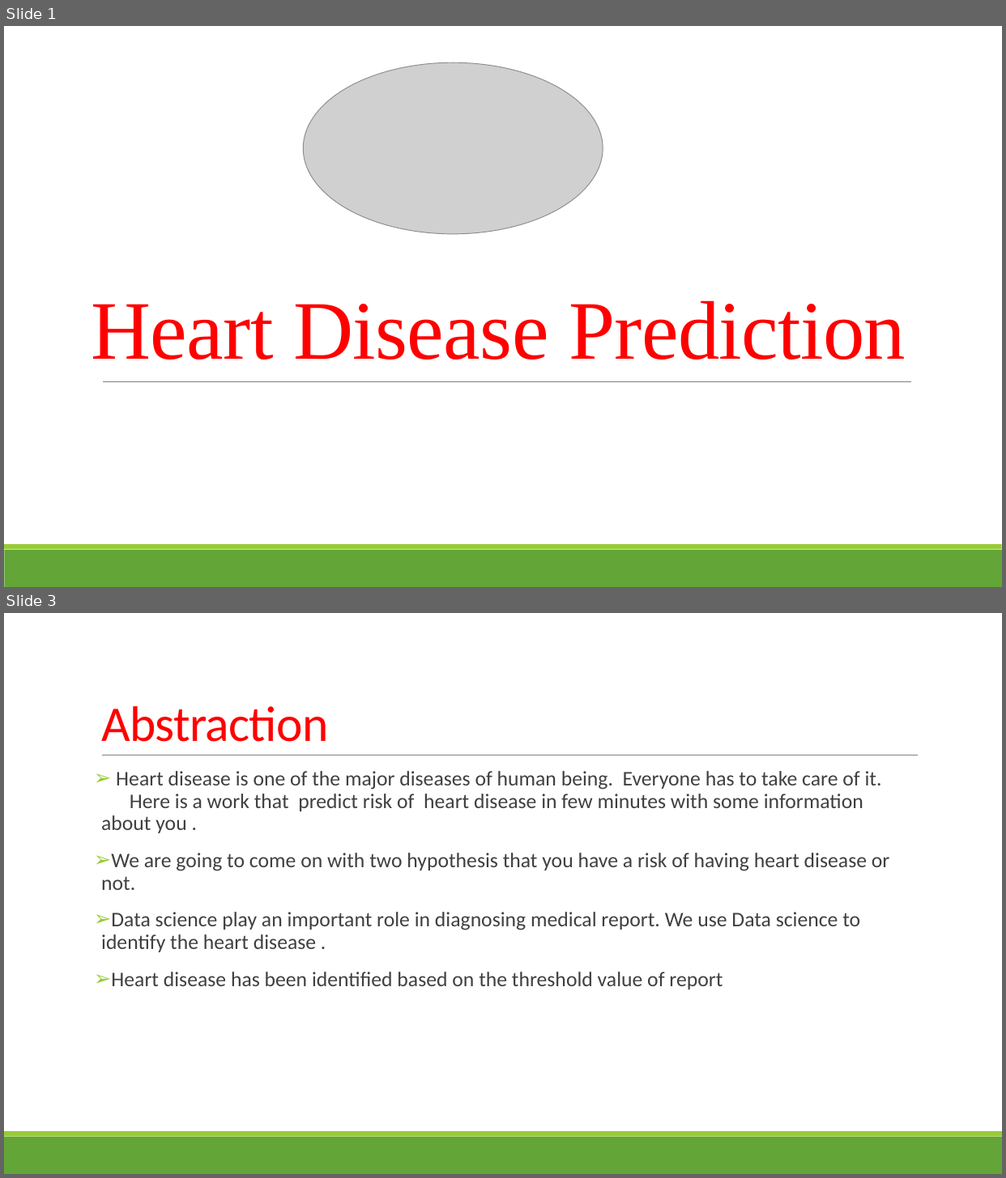
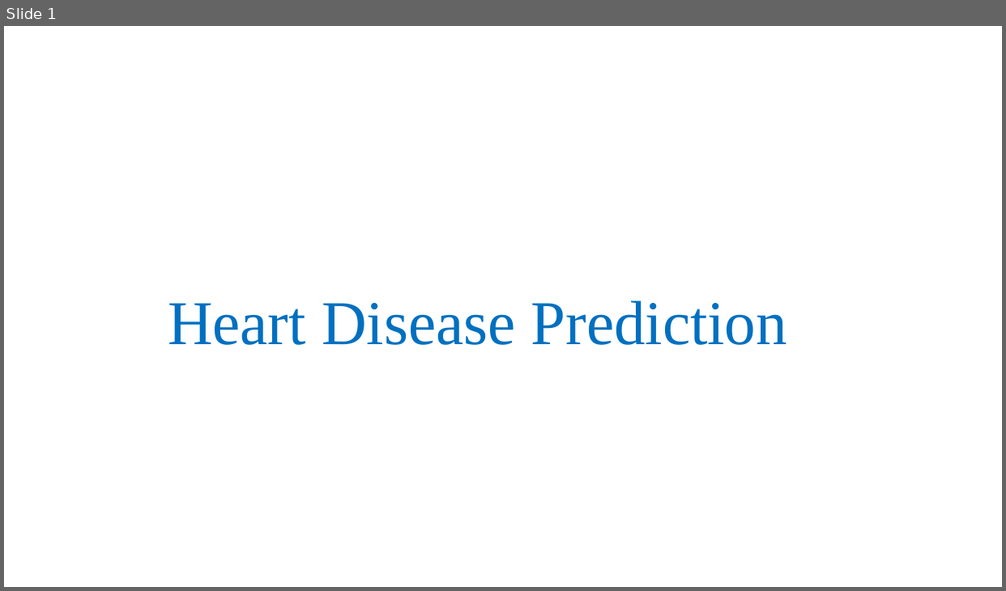
Before and after one commit to Mano181/Heart_Disease_Prediction, a slide deck: Heart Disease Prediction.pptx. Shown one above the other, each under a label of ours: slides 1 and 3 before the commit, slide 1 after it; the slides between them are not shown. The pictures are 1006x1178 and 1006x591 pixels, drawn with LibreOffice and Linux fonts; fonts in the diff are those of the drawing; grey boxes stand for pictures. Boxes give left, top, right and bottom in pixels: in the first picture for what was removed or moved away, otherwise in the second. Text is boxed around its words. In the diff, an @@ line names an element or a change of style, - is before the commit and + after.

```diff
--- a/Heart Disease Prediction.pptx
+++ b/Heart Disease Prediction.pptx
@@ slide 3 removed at box(4, 613, 1002, 1174), background #FFFFFF; not listed: 2 template elements that a slide beside it also shows @@
@@ title removed at box(101, 706, 328, 742) @@
-Abstraction
@@ line removed from (102, 756) to (918, 756) @@
@@ text removed at box(101, 771, 889, 990) @@
-➢ Heart disease is one of the major diseases of human being. Everyone has to take care of it. Here is a work that predict risk of heart disease in few minutes with some information about you .
-➢ We are going to come on with two hypothesis that you have a risk of having heart disease or not.
-➢ Data science play an important role in diagnosing medical report. We use Data science to identify the heart disease .
-➢ Heart disease has been identified based on the threshold value of report
@@ slide 1 changed as well @@
@@ picture removed at box(304, 62, 603, 234) @@
@@ title "Heart Disease Prediction": place and size @@
-title "Heart Disease Prediction" at box(91, 301, 906, 360)
+title "Heart Disease Prediction" at box(168, 301, 787, 345)
@@ title "Heart Disease Prediction" at box(168, 301, 787, 345): size 80 to 60 pt, text colour #FF0000 to #0070C0, letter spacing -0.5 to 0 pt; alignment left to centre; line spacing 0.85 to 0.9 @@
@@ line removed from (103, 382) to (911, 382) @@
@@ rectangle removed at box(4, 550, 1002, 587) @@
@@ rectangle removed at box(4, 544, 1002, 550) @@
```
Also in this commit, not shown: 2 other slides changed, 3 slides added, 1 other slide removed.
